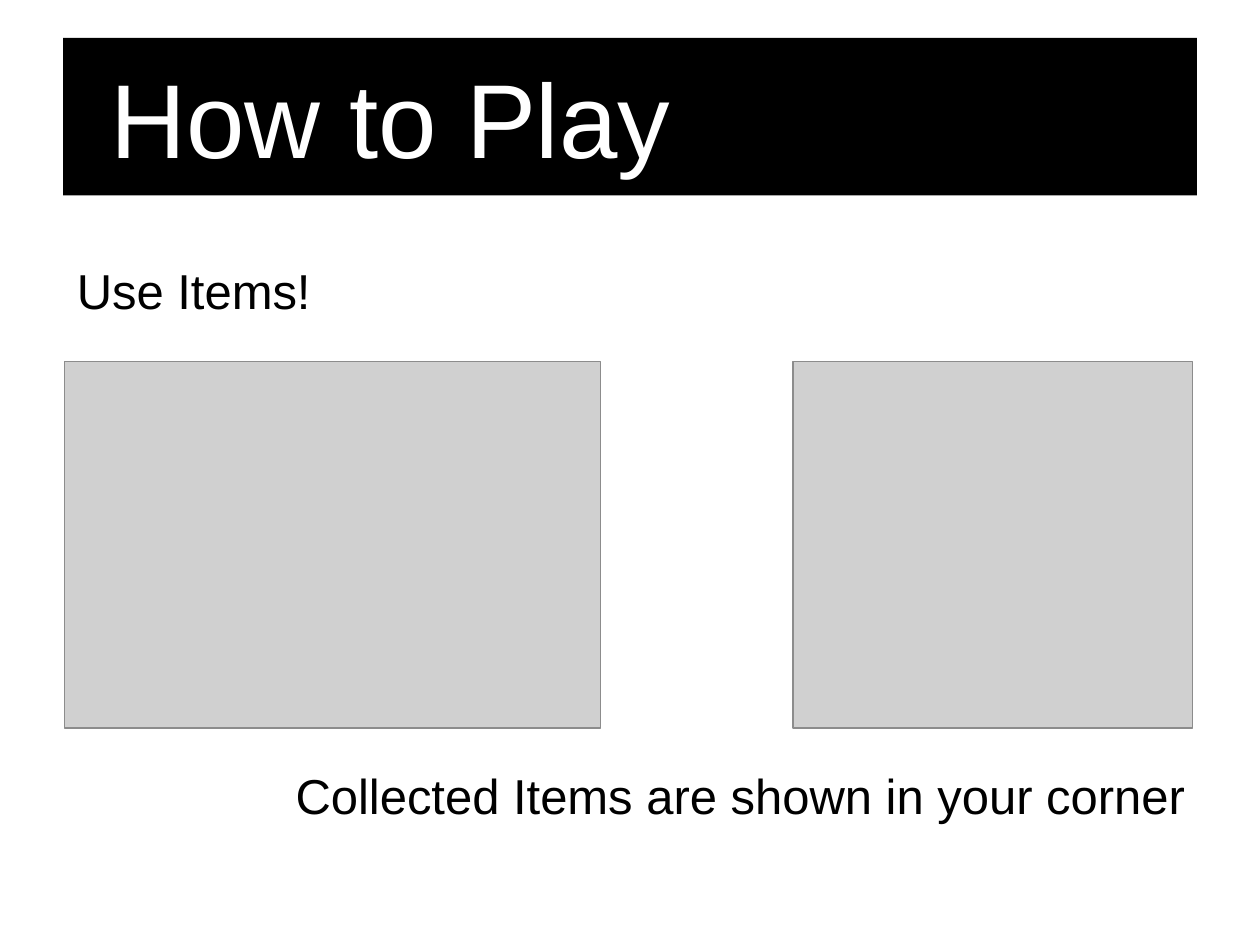
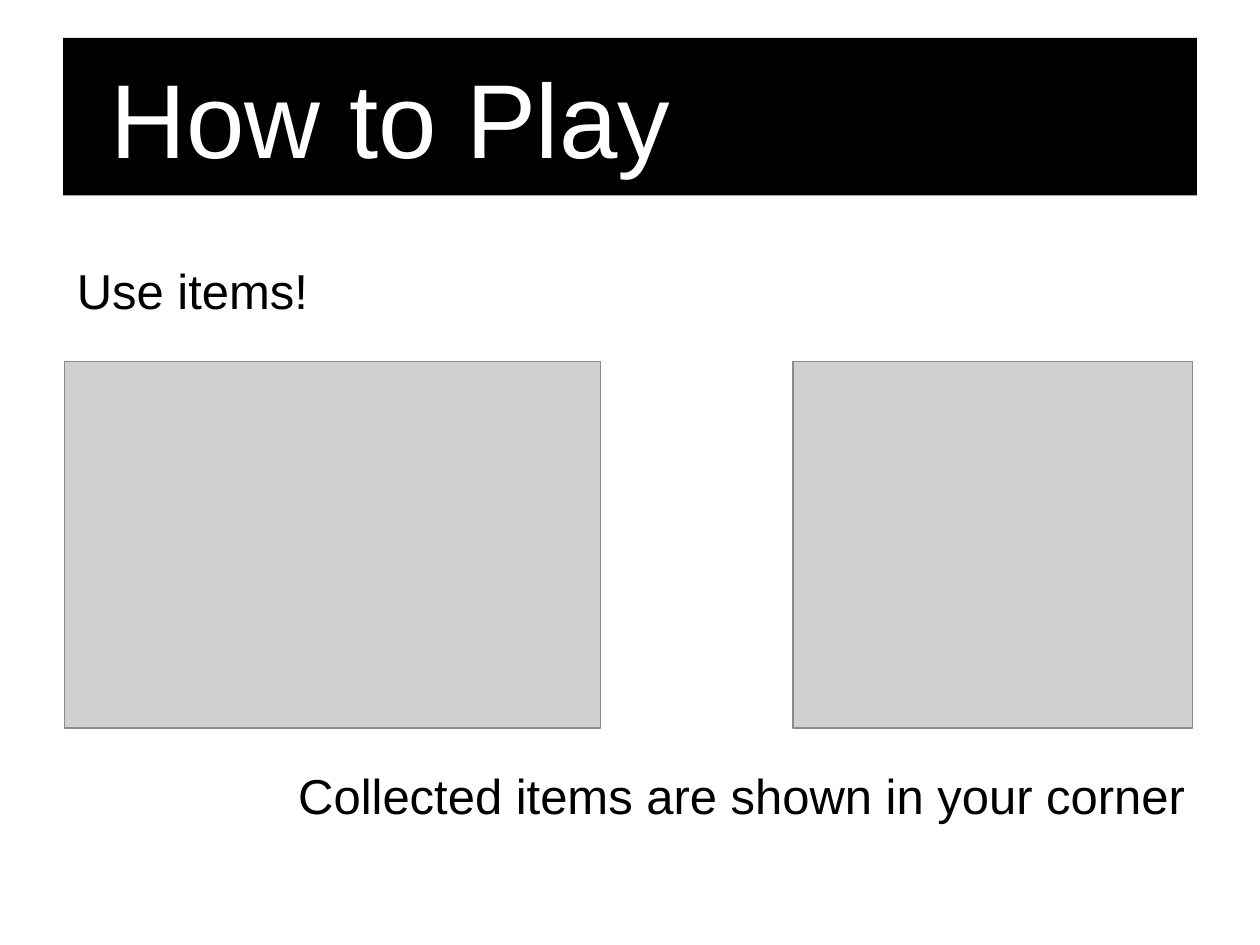
Before and after one commit to Acagamics/virusx, a slide deck: slide 6 of imagine_cup/virusX how to.pptx. Drawn at 1260x945 pixels with LibreOffice and Linux fonts; fonts in the diff are those of the drawing; grey boxes stand for pictures; background and template pictures are left out. Boxes give left, top, right and bottom in pixels: in the first picture for what was removed or moved away, otherwise in the second. Text is boxed around its words. In the diff, an @@ line names an element or a change of style, - is before the commit and + after.

```diff
--- a/imagine_cup/virusX how to.pptx
+++ b/imagine_cup/virusX how to.pptx
@@ text at bbox=[77, 273, 307, 310]: text changed @@
-Use Items!
+Use items!
@@ text at bbox=[298, 778, 1185, 824]: text changed @@
-Collected Items are shown in your corner
+Collected items are shown in your corner
```
Also in this commit, not shown: 5 other slides changed, 7 other files.
